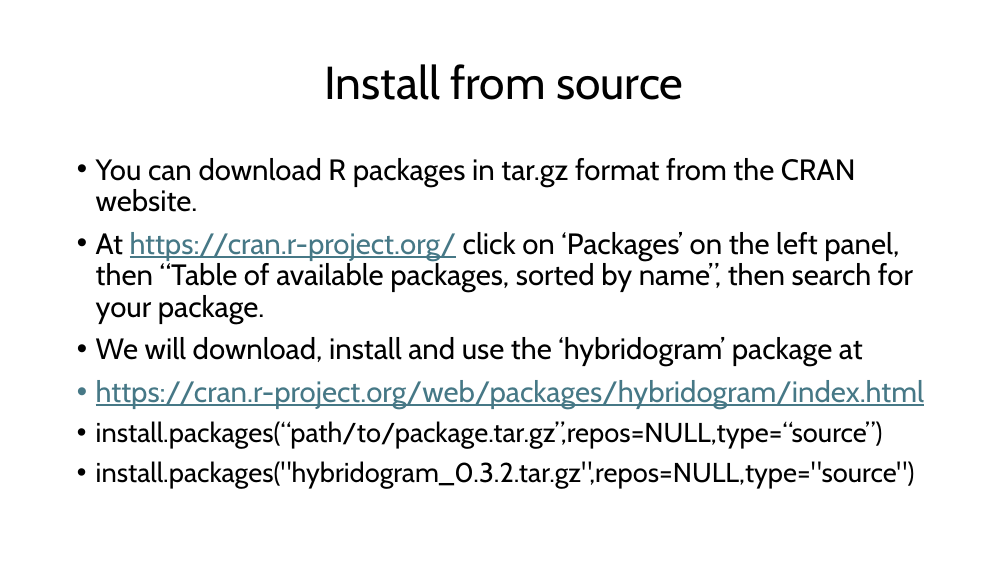
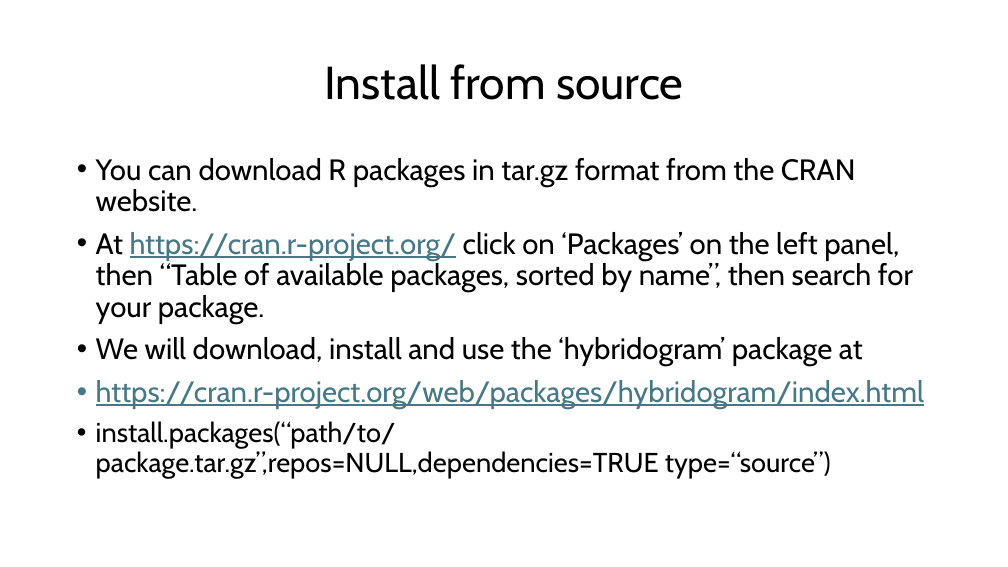
Before and after one commit to csmatyi/crs2025, a slide deck: slide 17 of CRS2025_R_workshop.pptx. Drawn at 1008x567 pixels with LibreOffice and Linux fonts; fonts in the diff are those of the drawing. Boxes give left, top, right and bottom in pixels: in the first picture for what was removed or moved away, otherwise in the second. Text is boxed around its words. In the diff, an @@ line names an element or a change of style, - is before the commit and + after.

```diff
--- a/CRS2025_R_workshop.pptx
+++ b/CRS2025_R_workshop.pptx
@@ text at (96,421,831,478): text changed @@
-• install.packages(“path/to/package.tar.gz”,repos=NULL,type=“source”)
-• install.packages("hybridogram_0.3.2.tar.gz",repos=NULL,type="source")
+• install.packages(“path/to/package.tar.gz”,repos=NULL,dependencies=TRUE type=“source”)
```
Also in this commit, not shown: 1 slide added, 1 other file.
